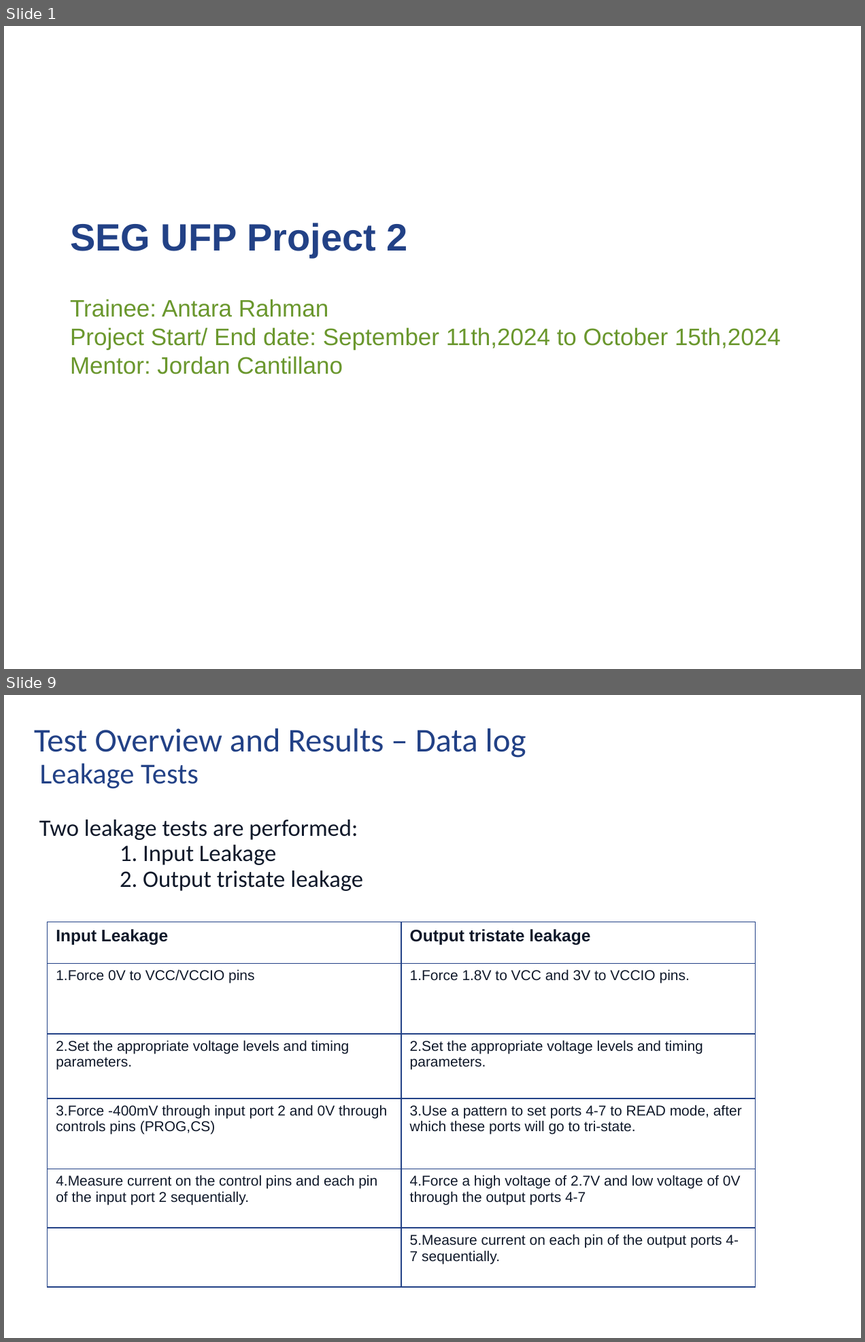
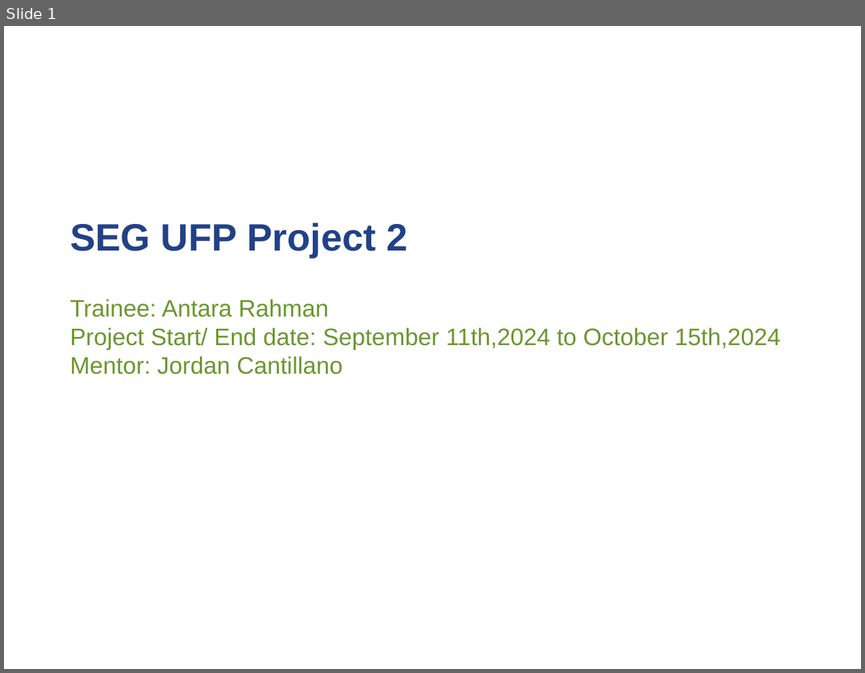
Before and after one commit to rahmanantara/Project-2, a slide deck: Rahman_project2_Presentation_v1.pptx. Shown one above the other, each under a label of ours: slides 1 and 9 before the commit, slide 1 after it; the slides between them are not shown. The pictures are 865x1342 and 865x673 pixels, drawn with LibreOffice and Linux fonts; fonts in the diff are those of the drawing; background and template pictures are left out. Boxes give left, top, right and bottom in pixels: in the first picture for what was removed or moved away, otherwise in the second. Text is boxed around its words. In the diff, an @@ line names an element or a change of style, - is before the commit and + after.

```diff
--- a/Rahman_project2_Presentation_v1.pptx
+++ b/Rahman_project2_Presentation_v1.pptx
@@ slide 9 removed at (4,695,861,1338), background picture (left out) @@
@@ title removed at (34,728,526,891) @@
-Test Overview and Results – Data log
-Leakage Tests
-Two leakage tests are performed:
-1. Input Leakage
-2. Output tristate leakage
@@ table removed at (48,922,755,1289), 6 rows, 2 columns @@
-Input Leakage | Output tristate leakage
-1.Force 0V to VCC/VCCIO pins | 1.Force 1.8V to VCC and 3V to VCCIO pins.
-2.Set the appropriate voltage levels and timing parameters. | 2.Set the appropriate voltage levels and timing parameters.
-3.Force -400mV through input port 2 and 0V through controls pins (PROG,CS) | 3.Use a pattern to set ports 4-7 to READ mode, after which these ports will go to tri-state.
-4.Measure current on the control pins and each pin of the input port 2 sequentially. | 4.Force a high voltage of 2.7V and low voltage of 0V through the output ports 4-7
- | 5.Measure current on each pin of the output ports 4-7 sequentially.
@@ rectangle removed at (713,1297,839,1327) @@
```
Also in this commit, not shown: 12 slides changed, 13 slides added, 16 other slides removed, 8 other files.
